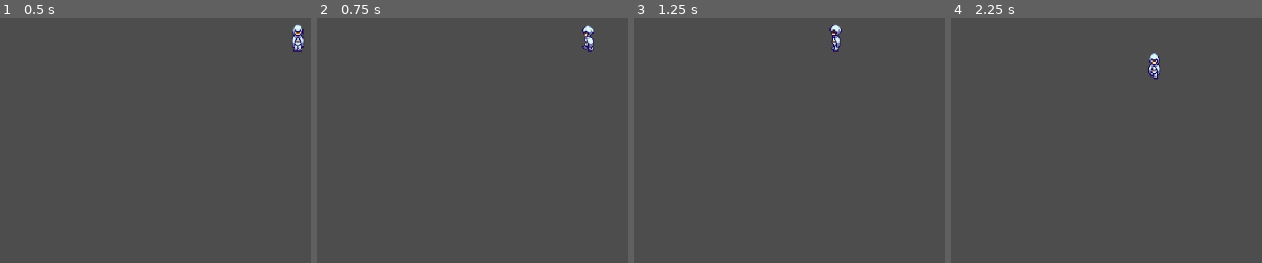
Above: before the commit, frames 1-4 (left to right).
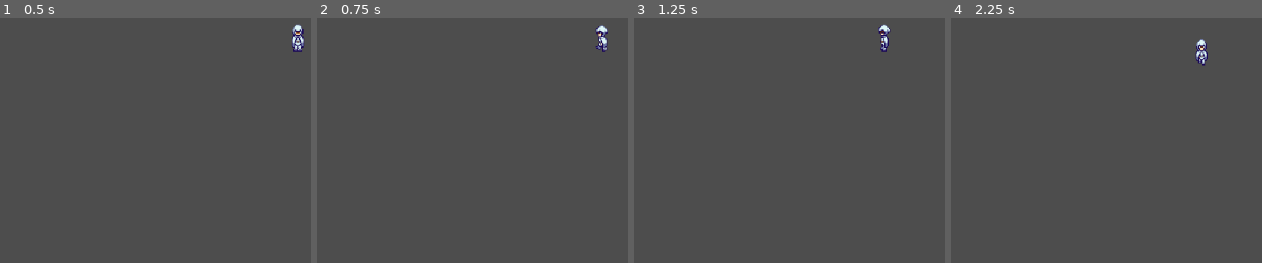
Above: after the commit, the same moments.

Repository: OneMapleLeaf/godot_finals_project
Game: Godot game, scene res://world.tscn
Same seed, same stepped clock (60 frames per second), same inputs: the game is played once before the commit and once after it.
Inputs:
- Up to frame 1 (0.5 s): no input
- Up to frame 2 (0.75 s): tap Enter at 0.5 s; hold A (A) from 0.53 s (still down)
- Up to frame 3 (1.25 s): keep holding A (A)
- Up to frame 4 (2.25 s): tap Space at 1.25 s; release A (A) at 1.28 s; tap D (D) at 1.35 s; tap Enter at 2 s; hold S (S) from 2.03 s (still down)

Frame 1 is identical in both runs. In frame 2, 0.6% of the frame differs, in the area x 85-94%, y 2-14%; in frame 3, 0.6%; in frame 4, 0.7%, in the area x 63-83%, y 8-25%.

Commit message:
changed character velocity from 200 to 100

Diff:
--- a/player_character.gd
+++ b/player_character.gd
@@ -1,6 +1,6 @@
 extends CharacterBody2D
 
-var speed = 200
+var speed = 100
 var isWalking
 # Called every frame. 'delta' is the elapsed time since the previous frame.
 func _process(delta: float) -> void:
